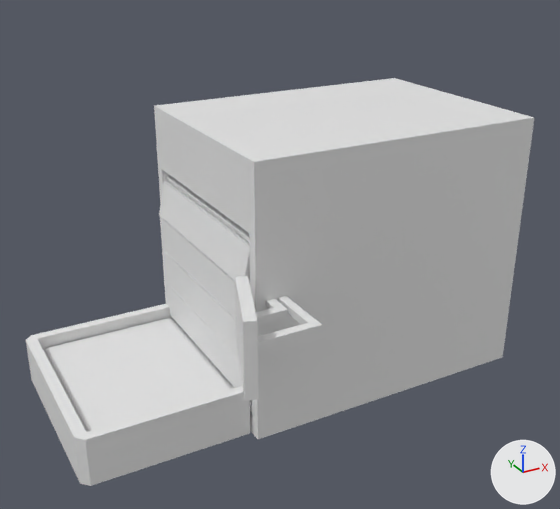
Two versions of the glTF model models/replicator/replicator.glb, one commit apart.
Rendered twice from a 50 mm lens placed at (-3.13, -4.5, 3.35), pointed at (-0.69, -0.06, 1.13). The axes (+X, +Y, +Z) are drawn at lower right. The lights are the same throughout. Where no turn or scale is listed for an object, it has been applied to the vertices. Vertices at the same position are counted once.
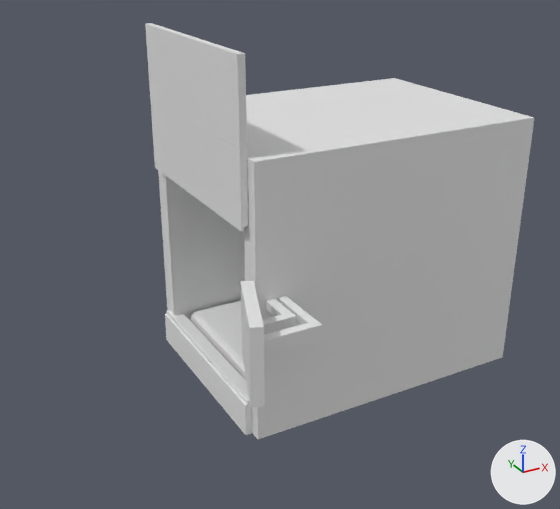
Commit message: Working on replicator

Location of each change, [x1, y1, x2, y2] in pixels of the pictures (560 x 509 px):
'Cube.001', reshaped, moved, turned, rescaled
    before: [26, 304, 250, 486]
    after: [150, 100, 248, 232]
'Cube.005', reshaped, moved, turned, rescaled
    before: [44, 318, 234, 432]
    after: [165, 310, 252, 435]
'Cube.007', moved, rescaled
    before: [164, 281, 243, 388]
    after: [145, 23, 247, 149]
'Cube.010', deleted
    before: [159, 181, 250, 281]
'Cube.002', moved
    before: [235, 276, 258, 401]
    after: [241, 281, 265, 407]
'Cube.009', deleted
    before: [160, 217, 236, 319]
'Cube.008', deleted
    before: [162, 249, 238, 357]
'Cube.011', deleted
    before: [166, 176, 249, 242]
'Cube.006', unchanged, uncovered by the edit
    after: [191, 301, 246, 380]

The change, as a diff of the scene's bpy script:
```diff
--- a/models/replicator/replicator.glb.py
+++ b/models/replicator/replicator.glb.py
@@ me_cube_001 @@
 # used by ob_cube_001; location = (-0.019, -0.034, 0.0)
-me_cube_001.from_pydata(...)  # 42 vertices, 80 faces; spans x -2.321..-1.129, y -0.424..1.065, z 0.004..0.362
-me_cube_001.materials.append(mat_material)  # white #e7e7e7
+me_cube_001.from_pydata(...)  # 20 vertices, 36 faces; spans x -1.0..1.0, y -1.0..1.0, z -1.108..0.998
+# me_cube_001 part 1: the whole mesh is rebuilt
@@ me_cube_006 @@
 # used by ob_cube_005; location = (0.0, 0.0, -0.308)
-me_cube_006.from_pydata(...)  # 32 vertices, 60 faces; spans x -2.241..-1.147, y -0.362..0.938, z 0.451..0.58
-me_cube_006.materials.append(mat_material)  # white #e7e7e7
+me_cube_006.from_pydata(...)  # 16 vertices, 28 faces; spans x -1.0..1.0, y -1.0..1.0, z -0.062..0.998
+# me_cube_006 part 2: the whole mesh is rebuilt
@@ ob_cube_001 @@
 ob_cube_001 = bpy.data.objects.new('Cube.001', me_cube_001)
-ob_cube_001.location = (-0.019, -0.034, 0.0)
+ob_cube_001.location = (-1.161, 0.297, 1.83)
+ob_cube_001.rotation_euler = (3.142, 0.0, 0.0)  # degrees (180, 0, 0)
+ob_cube_001.scale = (-0.0245, -0.76, -0.263)
@@ ob_cube_002 @@
 ob_cube_002 = bpy.data.objects.new('Cube.002', me_cube_003)
-ob_cube_002.location = (-1.331, -0.801, 1.007)
+ob_cube_002.location = (-1.331, -0.88, 1.007)
@@ ob_cube_005 @@
 ob_cube_005 = bpy.data.objects.new('Cube.005', me_cube_006)
-ob_cube_005.location = (0.0, 0.0, -0.308)
+ob_cube_005.location = (-1.161, 0.297, 0.019)
+ob_cube_005.rotation_euler = (3.142, 0.0, 0.0)  # degrees (180, 0, 0)
+ob_cube_005.scale = (-0.0245, -0.76, -0.263)
@@ ob_cube_007 @@
 ob_cube_007 = bpy.data.objects.new('Cube.007', me_cube_008)
-ob_cube_007.location = (-1.16, 0.296, 0.428)
-ob_cube_007.scale = (0.0149, 0.751, 0.139)
+ob_cube_007.location = (-1.161, 0.297, 2.358)
+ob_cube_007.scale = (-0.0245, -0.76, -0.263)
@@ ob_cube_008 @@
-ob_cube_008 = bpy.data.objects.new('Cube.008', me_cube_011)
-ob_cube_008.location = (-1.16, 0.296, 0.709)
@@ ob_cube_009 @@
-ob_cube_009 = bpy.data.objects.new('Cube.009', me_cube_012)
-ob_cube_009.location = (-1.16, 0.296, 0.994)
@@ ob_cube_010 @@
-ob_cube_010 = bpy.data.objects.new('Cube.010', me_cube_013)
-ob_cube_010.location = (-1.138, 0.296, 1.282)
@@ ob_cube_011 @@
-ob_cube_011 = bpy.data.objects.new('Cube.011', me_cube_014)
-ob_cube_011.location = (-0.964, 0.296, 1.469)
```
